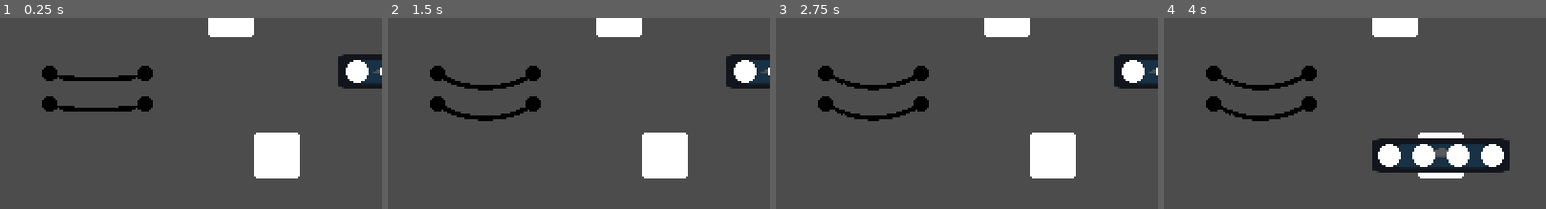
Above: before the commit, frames 1-4 (left to right).
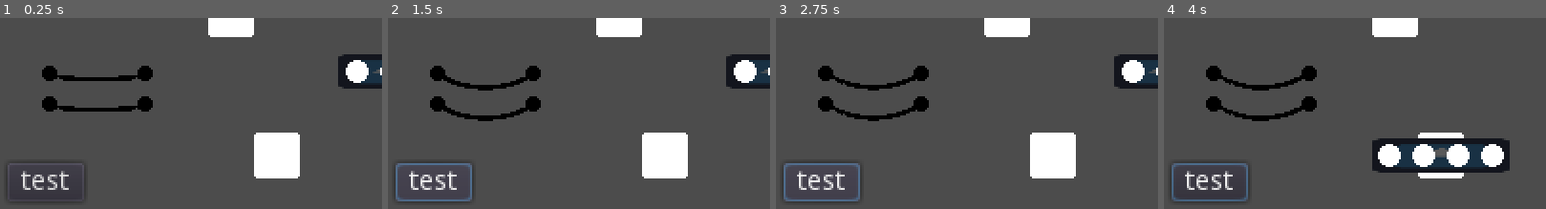
Above: after the commit, the same moments.

Repository: leogeier/faraday-uncaged
Game: Godot game, scene res://scenes/leo_test_scene.tscn
The game is run twice, just before and just after one commit, with the same random seed, the same clock (stepped at 60 frames per second) and the same inputs. The engine's default icon, where the game draws it, is replaced by a stand-in: a white triangle on a blue panel in a dark square.
Inputs (mouse positions are % of the whole screen's width and height, from its top left):
- Up to frame 1 (0.25 s): no input
- Up to frame 2 (1.5 s): click (7, 88) at 0.5 s, where only the run after the commit has a clickable "test"; click (7, 88) at 1.25 s, where only the run after the commit has a clickable "test"
- Up to frame 3 (2.75 s): click (7, 88) at 2 s, where only the run after the commit has a clickable "test"
- Up to frame 4 (4 s): drag from (52, 59) to (37, 81) at 2.77 s; drag from (48, 34) to (37, 81) at 3.52 s
The pictures show only the part of the screen within x 1-51%, y 45-95%; the shares and areas given below are measured in that part.

The runs differ from the first frame. In frame 1, 0.7% of the frame differs, in the area x 4-20%, y 80-95%; in frame 2, 1.2%, in the area x 2-22%, y 76-96%; in frame 3, 1.2%; in frame 4, 1.1%.
Error after the commit: Assertion failed: given vertex is not connected to edge (res://scenes/cable/cable.gd:22)

Commit message:
implement getting other vertex for edge

Diff:
--- a/game/scenes/cable/cable.gd
+++ b/game/scenes/cable/cable.gd
@@ -3,9 +3,6 @@
 export(int) var segment_length = 5
 export(int) var cable_length = 50
 export(bool) var debug_viz = false setget set_debug_viz
-
-var vertex_a
-var vertex_b
 
 var last_segment
 #var cable_width = 2
@@ -18,10 +15,10 @@
 	$PlugB.debug_viz = debug_viz
 
 func get_other_vertex(vertex):
-	if vertex == vertex_a:
-		return vertex_b
-	if vertex == vertex_b:
-		return vertex_a
+	if vertex == $PlugA.vertex:
+		return $PlugB.vertex
+	if vertex == $PlugB.vertex:
+		return $PlugA.vertex
 	assert(false, "given vertex is not connected to edge")
 
 func on_plug_reached_max_distance():
--- a/game/scenes/cable/plug.gd
+++ b/game/scenes/cable/plug.gd
@@ -10,6 +10,8 @@
 var dragged_over_port
 var current_port
 var can_signal_reached_max_distance = true
+
+var vertex setget , get_vertex
 
 signal started_dragging
 signal stopped_dragging
@@ -25,6 +27,11 @@
 func set_cable_radius_viz_enabled(value):
 	cable_radius_viz_enabled = value
 	update()
+
+func get_vertex():
+	if current_port == null:
+		return null
+	return current_port.hub
 
 func get_start_position():
 	return position
--- a/game/scenes/hub/hub.gd
+++ b/game/scenes/hub/hub.gd
@@ -17,6 +17,10 @@
 		if port.current_plug != null:
 			plugs.push_back(port.current_plug)
 	return plugs
+
+func _ready():
+	for port in $Ports.get_children():
+		port.hub = self
 
 func _input(event):
 	if event is InputEventMouseMotion:
--- /dev/null
+++ b/game/scenes/leo_test_scene.gd
@@ -0,0 +1,6 @@
+extends Node2D
+
+
+
+func _on_Button_pressed():
+	print($Cable.get_other_vertex($Hub3))
--- a/game/scenes/leo_test_scene.tscn
+++ b/game/scenes/leo_test_scene.tscn
@@ -1,12 +1,14 @@
-[gd_scene load_steps=6 format=2]
+[gd_scene load_steps=7 format=2]
 
 [ext_resource path="res://scenes/cable/cable.tscn" type="PackedScene" id=1]
 [ext_resource path="res://scenes/port/port.tscn" type="PackedScene" id=2]
 [ext_resource path="res://scenes/hub/hub4.tscn" type="PackedScene" id=3]
 [ext_resource path="res://scenes/device/device.tscn" type="PackedScene" id=4]
 [ext_resource path="res://scenes/hub/hub3.tscn" type="PackedScene" id=5]
+[ext_resource path="res://scenes/leo_test_scene.gd" type="Script" id=6]
 
 [node name="Node2D" type="Node2D"]
+script = ExtResource( 6 )
 
 [node name="Device" parent="." instance=ExtResource( 4 )]
 position = Vector2( 148, 162 )
@@ -61,3 +63,12 @@
 segment_length = 10
 cable_length = 100
 debug_viz = true
+
+[node name="Button" type="Button" parent="."]
+margin_left = 7.0
+margin_top = 166.0
+margin_right = 47.0
+margin_bottom = 186.0
+text = "test"
+
+[connection signal="pressed" from="Button" to="." method="_on_Button_pressed"]
--- a/game/scenes/port/port.gd
+++ b/game/scenes/port/port.gd
@@ -1,4 +1,6 @@
 extends Node2D
+
+var hub
 
 var current_plug
 
